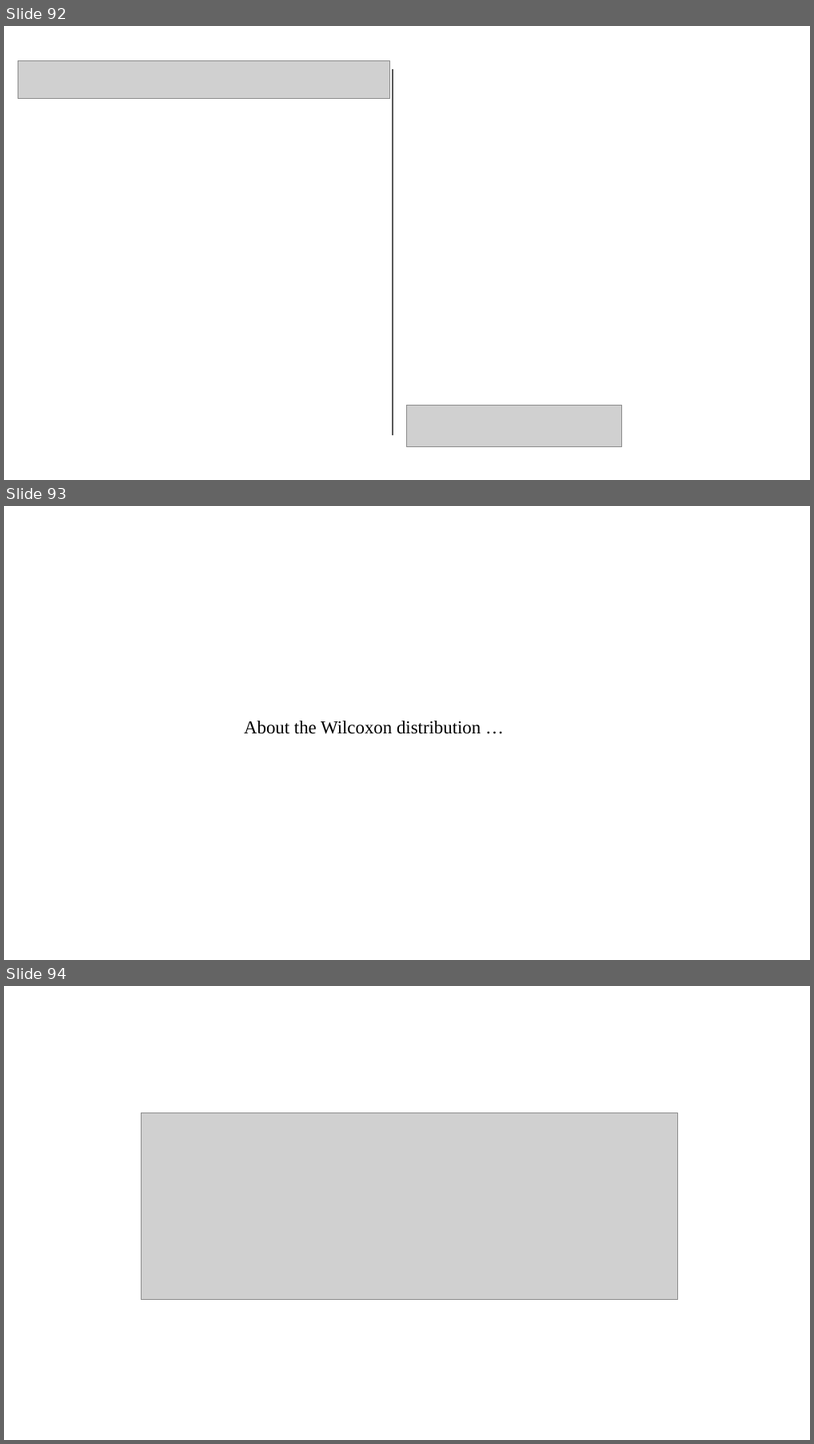
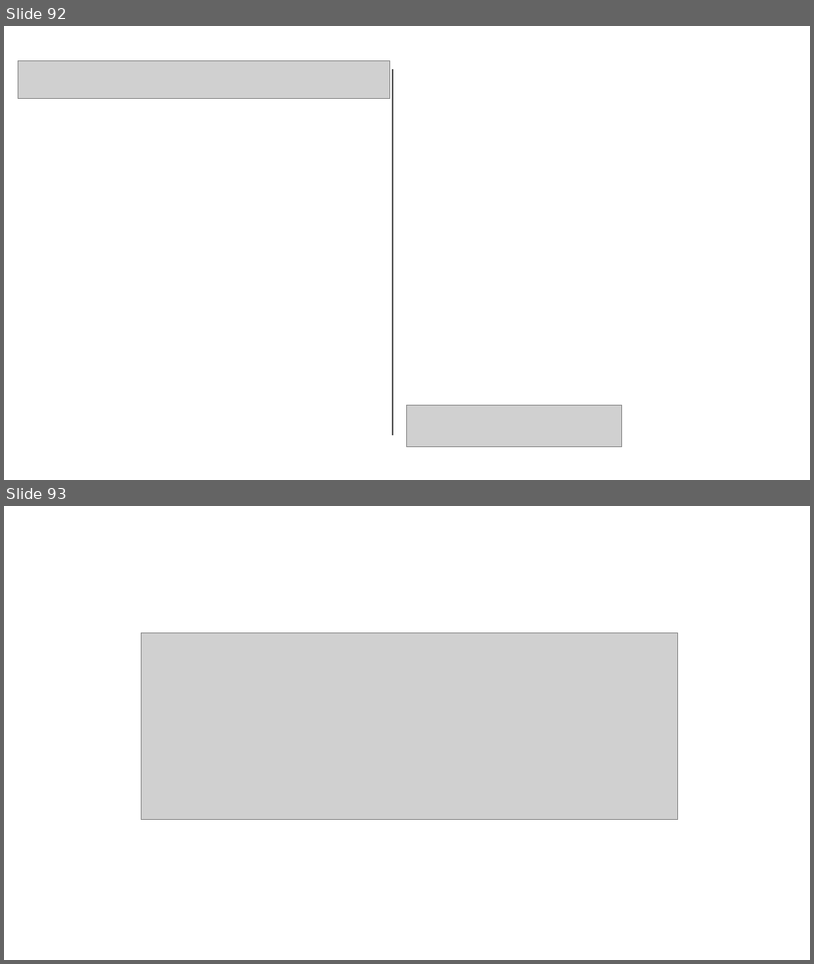
Before and after one commit to pvermees/geostats, a slide deck: slides/quizzes.odp. Shown one above the other, each under a label of ours: slides 92, 93 and 94 before the commit, slides 92 and 93 after it. The pictures are 814x1444 and 814x964 pixels, drawn with LibreOffice and Linux fonts; fonts in the diff are those of the drawing; grey boxes stand for pictures. Boxes give left, top, right and bottom in pixels: in the first picture for what was removed or moved away, otherwise in the second. Text is boxed around its words. In the diff, an @@ line names an element or a change of style, - is before the commit and + after.

```diff
--- a/slides/quizzes.odp
+++ b/slides/quizzes.odp
@@ slide 93 removed at (x1=4, y1=506, x2=810, y2=960), background #FFFFFF @@
@@ text removed at (x1=244, y1=720, x2=481, y2=734) @@
-About the Wilcoxon distribution …
@@ what was slide 94 is now slide 93 @@
```
Also in this commit, not shown: 4 slides added.
